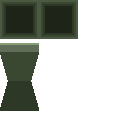
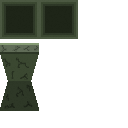
Revision of a layered 128 × 128 image; what changed, layer by layer:
renamed "Layer 3" to "Layer 4 copy", opacity 100% → 32%, blend normal → darken, moved it above "Layer 4", painted on it over [0, 45, 39, 109]
removed layer "Layer 2" over [0, 45, 39, 109]
painted on "Layer 4" over [0, 45, 39, 109]
